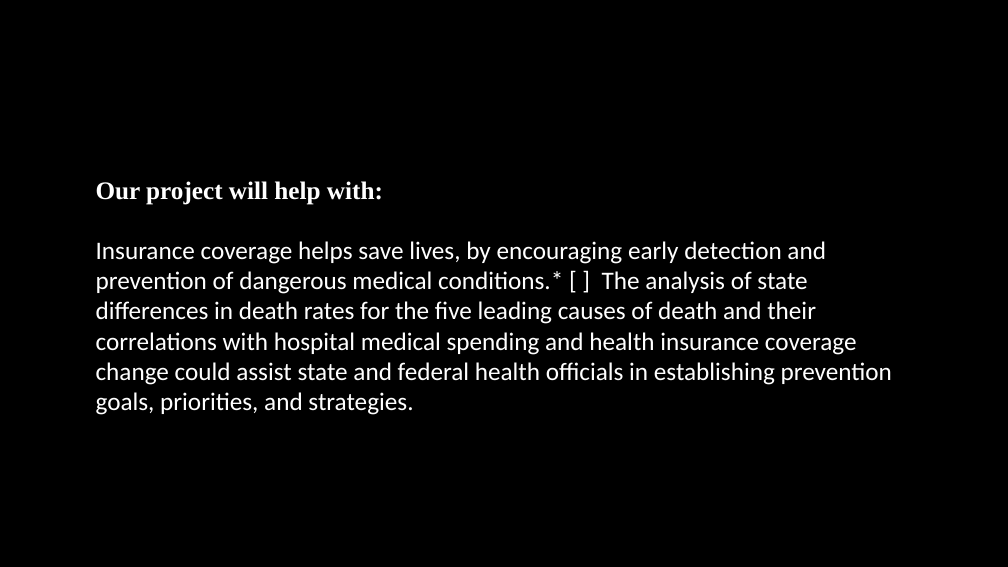
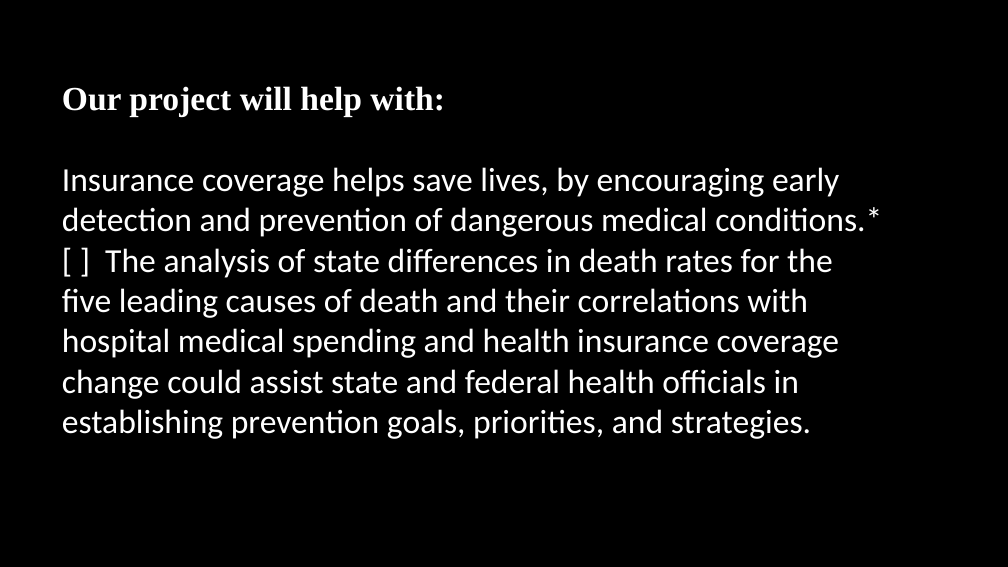
Before and after one commit to GWDataProject/Project-1, a slide deck: slide 35 of 11-14-17 Final Project_1_presentation.pptx. Drawn at 1008x567 pixels with LibreOffice and Linux fonts; fonts in the diff are those of the drawing; background and template pictures are left out. Boxes give left, top, right and bottom in pixels: in the first picture for what was removed or moved away, otherwise in the second. Text is boxed around its words. In the diff, an @@ line names an element or a change of style, - is before the commit and + after.

```diff
--- a/11-14-17 Final Project_1_presentation.pptx
+++ b/11-14-17 Final Project_1_presentation.pptx
@@ text "Our project will help with:": place and size @@
-text "Our project will help with:" at (96,181,892,415)
+text "Our project will help with:" at (62,86,882,439)
@@ text "Our project will help with:" at (62,86,882,439): size 24 to 32 pt @@
```
Also in this commit, not shown: 6 other slides changed.
